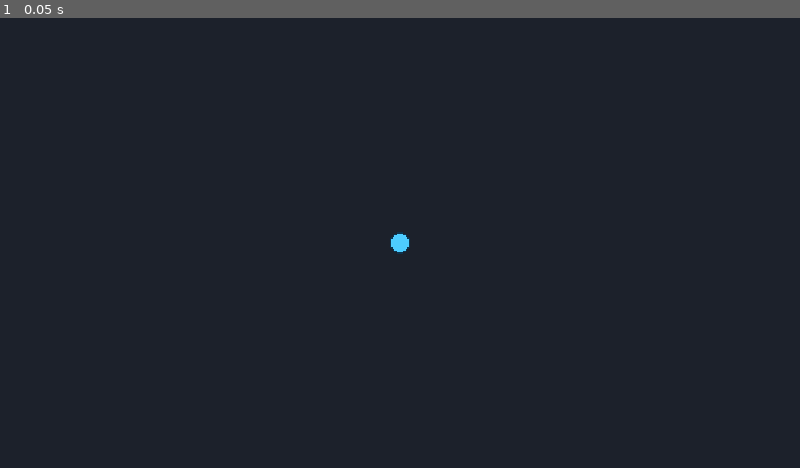
Above: before the commit, frame 1.
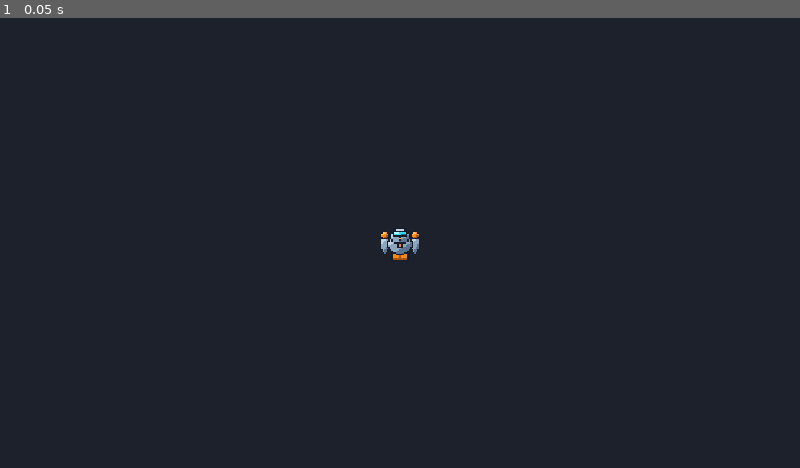
Above: after the commit, the same moment.

Repository: apergas/godot-example
Game: Godot game, scene res://scenes/main.tscn
Same seed, same stepped clock (60 frames per second), same inputs: the game is played once before the commit and once after it.
Inputs:
- Up to frame 1 (0.05 s): no input

The runs differ from the first frame. In frame 1, 0.2% of the frame differs, in the area x 47-53%, y 46-54%.

Commit message:
Add pixel-art robot worker sprite generated by script

Diff:
--- /dev/null
+++ b/art_src/make_worker.gd
@@ -0,0 +1,91 @@
+extends SceneTree
+## Generates assets/worker.png: 32x32 top-down robot worker, facing up.
+## Run: tools\godot.cmd --headless --path . --script res://art_src/make_worker.gd [-- preview.png]
+
+const SIZE := 32
+
+const OUTLINE := Color("141d29")
+const BODY_LIGHT := Color("c3d3e2")
+const BODY_MID := Color("8ea6bd")
+const BODY_DARK := Color("5b7390")
+const ACCENT_LIGHT := Color("ffc15a")
+const ACCENT_MID := Color("f28a1a")
+const ACCENT_DARK := Color("a8530c")
+const VISOR_LIGHT := Color("a8fbff")
+const VISOR_MID := Color("38d8f0")
+const VISOR_DARK := Color("0f6e86")
+
+
+func _initialize() -> void:
+	var img := Image.create(SIZE, SIZE, false, Image.FORMAT_RGBA8)
+
+	# Arms (drawn first so the torso overlaps their top).
+	for side: int in [-1, 1]:
+		var cx: float = 16.0 + side * 10.5
+		_shaded_ellipse(img, cx, 17.0, 2.6, 6.5, BODY_LIGHT, BODY_MID, BODY_DARK)
+		_shaded_ellipse(img, cx, 10.0, 2.2, 2.2, ACCENT_LIGHT, ACCENT_MID, ACCENT_DARK)
+
+	# Backpack (rear, towards the bottom of the sprite).
+	_rect(img, 10, 21, 21, 28, OUTLINE)
+	_rect(img, 11, 22, 20, 27, ACCENT_MID)
+	_rect(img, 11, 22, 20, 22, ACCENT_LIGHT)
+	_rect(img, 11, 27, 20, 27, ACCENT_DARK)
+	_rect(img, 15, 23, 16, 26, ACCENT_DARK)
+
+	# Torso.
+	_shaded_ellipse(img, 16.0, 17.0, 8.0, 7.0, BODY_LIGHT, BODY_MID, BODY_DARK)
+	_rect(img, 14, 16, 17, 19, OUTLINE)
+	_rect(img, 15, 17, 16, 18, ACCENT_MID)
+
+	# Head (dome) with visor facing up.
+	_shaded_ellipse(img, 16.0, 11.0, 6.0, 5.5, BODY_LIGHT, BODY_MID, BODY_DARK)
+	_rect(img, 11, 7, 20, 10, OUTLINE)
+	_rect(img, 12, 8, 19, 9, VISOR_MID)
+	_rect(img, 12, 8, 14, 8, VISOR_LIGHT)
+	_rect(img, 17, 9, 19, 9, VISOR_DARK)
+
+	# Antenna on top of the head.
+	_rect(img, 15, 11, 16, 13, OUTLINE)
+	_rect(img, 15, 12, 16, 12, ACCENT_LIGHT)
+
+	var out := ProjectSettings.globalize_path("res://assets/worker.png")
+	DirAccess.make_dir_recursive_absolute(out.get_base_dir())
+	img.save_png(out)
+	print("saved ", out)
+
+	var args := OS.get_cmdline_user_args()
+	if args.size() > 0:
+		var preview := img.duplicate() as Image
+		preview.resize(SIZE * 10, SIZE * 10, Image.INTERPOLATE_NEAREST)
+		preview.save_png(args[0])
+		print("preview ", args[0])
+	quit()
+
+
+func _rect(img: Image, x0: int, y0: int, x1: int, y1: int, color: Color) -> void:
+	for y in range(y0, y1 + 1):
+		for x in range(x0, x1 + 1):
+			img.set_pixel(x, y, color)
+
+
+func _ellipse(img: Image, cx: float, cy: float, rx: float, ry: float, color: Color) -> void:
+	for y in SIZE:
+		for x in SIZE:
+			var dx := (x + 0.5 - cx) / rx
+			var dy := (y + 0.5 - cy) / ry
+			if dx * dx + dy * dy <= 1.0:
+				img.set_pixel(x, y, color)
+
+
+func _shaded_ellipse(img: Image, cx: float, cy: float, rx: float, ry: float,
+		light: Color, mid: Color, dark: Color) -> void:
+	_ellipse(img, cx, cy, rx + 1.0, ry + 1.0, OUTLINE)
+	for y in SIZE:
+		for x in SIZE:
+			var dx := (x + 0.5 - cx) / rx
+			var dy := (y + 0.5 - cy) / ry
+			if dx * dx + dy * dy > 1.0:
+				continue
+			# Light comes from the top-left.
+			var t := -0.6 * dx - 0.8 * dy
+			img.set_pixel(x, y, light if t > 0.4 else (dark if t < -0.45 else mid))
--- a/project.godot
+++ b/project.godot
@@ -26,6 +26,7 @@
 
 [rendering]
 
+textures/canvas_textures/default_texture_filter=0
 rendering_device/driver.windows="d3d12"
 renderer/rendering_method="gl_compatibility"
 renderer/rendering_method.mobile="gl_compatibility"
--- a/scenes/worker.tscn
+++ b/scenes/worker.tscn
@@ -1,13 +1,18 @@
-[gd_scene load_steps=3 format=3]
+[gd_scene load_steps=4 format=3]
 
 [ext_resource type="Script" path="res://scripts/worker.gd" id="1_worker"]
+[ext_resource type="Texture2D" path="res://assets/worker.png" id="2_tex"]
 
 [sub_resource type="CircleShape2D" id="CircleShape2D_worker"]
-radius = 14.0
+radius = 20.0
 
 [node name="Worker" type="CharacterBody2D"]
 motion_mode = 1
 script = ExtResource("1_worker")
 
+[node name="Sprite2D" type="Sprite2D" parent="."]
+scale = Vector2(2, 2)
+texture = ExtResource("2_tex")
+
 [node name="CollisionShape2D" type="CollisionShape2D" parent="."]
 shape = SubResource("CircleShape2D_worker")
--- a/scripts/worker.gd
+++ b/scripts/worker.gd
@@ -1,6 +1,6 @@
 extends CharacterBody2D
 
-const RADIUS := 14.0
+const RADIUS := 20.0
 const ARRIVE_DISTANCE := 4.0
 
 @export var speed := 180.0
@@ -12,6 +12,8 @@
 
 var _target := Vector2.ZERO
 var _moving := false
+
+@onready var _sprite: Sprite2D = $Sprite2D
 
 
 func move_to(point: Vector2) -> void:
@@ -32,11 +34,10 @@
 		velocity = Vector2.ZERO
 		return
 	velocity = offset.normalized() * speed
+	_sprite.rotation = velocity.angle() + PI / 2.0  # sprite faces up
 	move_and_slide()
 
 
 func _draw() -> void:
-	draw_circle(Vector2.ZERO, RADIUS, Color(0.3, 0.8, 1.0))
-	draw_arc(Vector2.ZERO, RADIUS, 0.0, TAU, 24, Color(0.05, 0.2, 0.3), 2.0)
 	if selected:
-		draw_arc(Vector2.ZERO, RADIUS + 5.0, 0.0, TAU, 32, Color(0.3, 1.0, 0.4), 2.0)
+		draw_arc(Vector2.ZERO, RADIUS + 8.0, 0.0, TAU, 32, Color(0.3, 1.0, 0.4), 2.0)
Not shown, added: art_src/.gdignore
Binary file added: assets/worker.png
Not shown, added: assets/worker.png.import
Not shown, changed: CLAUDE.md
